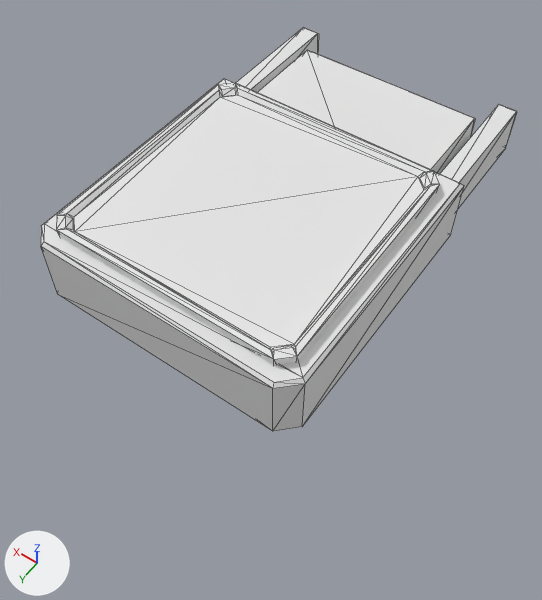
One commit to the OBJ model cosmodrone/assets/station-parts/generated/fighter_dock.obj: the scene before it, then after it.
The view is the same before and after, from a 50 mm camera at (-0.286, 0.035, 0.728) aimed at (0.015, -0.387, 0.065). Every picture has the same lights, and +X, +Y and +Z are marked at lower left. Mesh edges are drawn as thin lines. Where no turn or scale is listed for an object, it has been applied to the vertices.

In view in the first picture: 'Fighter_Dock_Cube.018'.
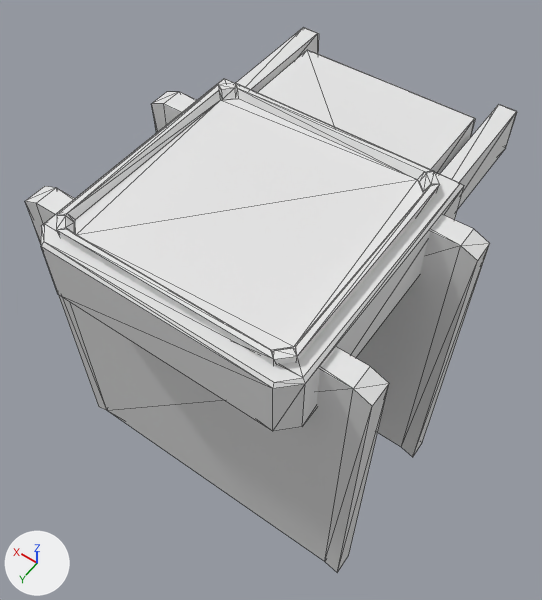
Location of each change, [x1, y1, x2, y2] in pixels of the pictures (542 x 600 px; the box of a moved part takes in the faces that stretch with it):
'Fighter_Dock_Cube.018', reshaped (35% taller): before [41, 27, 517, 431]; after [25, 27, 517, 573]
part 1 of me_fighter_dock_cube_018, added: after [25, 186, 389, 573]
part 2 of me_fighter_dock_cube_018, added: after [151, 92, 490, 457]
part 3 of me_fighter_dock_cube_018, moved or reshaped: [66, 88, 431, 350] in both

What the commit changed:
me_fighter_dock_cube_018 is used by ob_fighter_dock_cube_018; location (0.0, 0.0, 0.0).
me_fighter_dock_cube_018 had 104 vertices, 188 faces and spanned x -0.137..0.137, y -0.611..-0.2, z 0.191..0.27.
me_fighter_dock_cube_018 now has 136 vertices, 244 faces and spans x -0.184..0.184, y -0.611..-0.2, z -0.13..0.27.
me_fighter_dock_cube_018 part 1: a new loose piece of 16 vertices spanning x -0.184..0.184, y -0.261..-0.237, z -0.13..0.25.
me_fighter_dock_cube_018 part 2: a new loose piece of 16 vertices spanning x -0.184..0.184, y -0.436..-0.411, z -0.13..0.25.
Part 3, on me_fighter_dock_cube_018:
6 faces are deleted.
16 vertices in x -0.114..0.114, y -0.45..-0.223, z 0.265 move by (0.0, 0.0, -0.004).
6 new faces join them.
